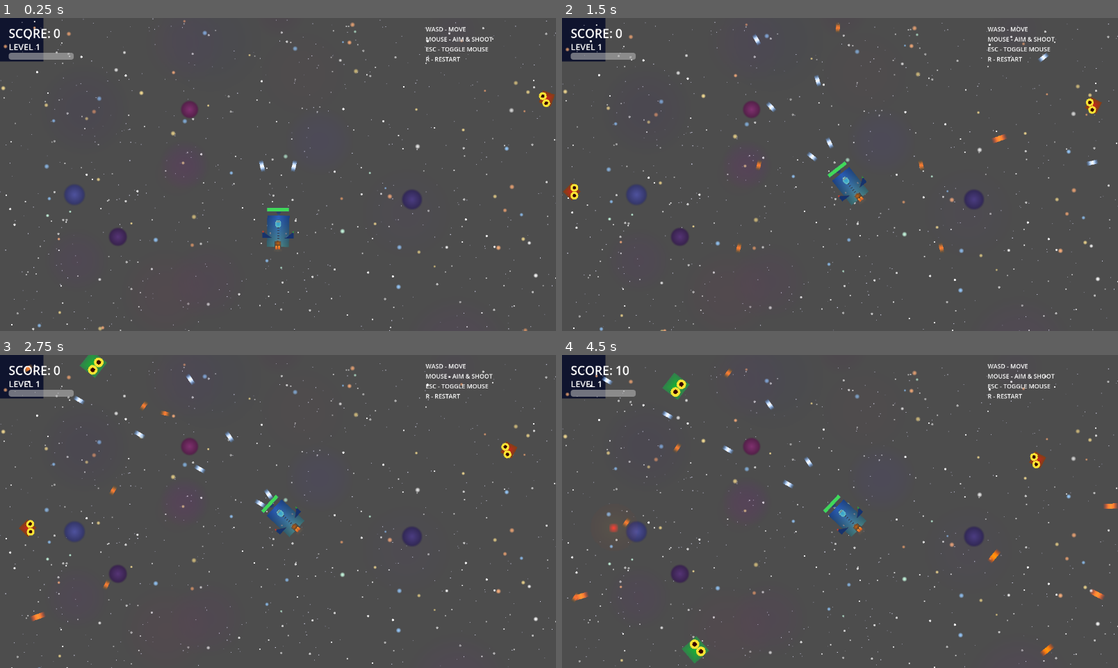
Above: before the commit, frames 1-4 (two rows, left to right).
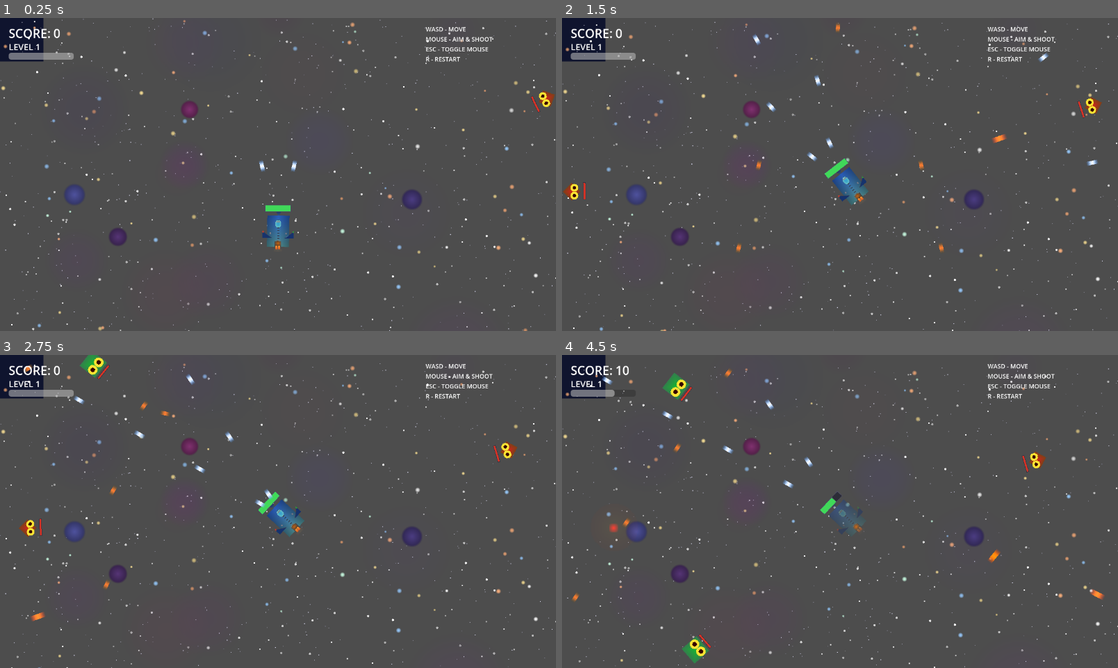
Above: after the commit, the same moments.

Repository: July-X/godot-game-one
Game: Godot game, scene res://scenes/main.tscn
Two runs of this game, one before a commit and one after it. Both use one fixed random seed, a clock stepped at 60 frames per second and the inputs below.
Inputs (mouse positions are in pixels of both pictures, inside the frame that each line leads up to):
- Up to frame 1 (0.25 s): no input
- Up to frame 2 (1.5 s): tap Enter at 0.5 s; move the mouse to (962, 158) at 0.52 s; tap R at 0.6, 1.35 s; click (962, 158) at 0.67 s; move the mouse to (812, 174) at 1.27 s; click (812, 174) at 1.42 s
- Up to frame 3 (2.75 s): move the mouse to (289, 505) at 2.02 s; tap R at 2.1 s; click (289, 505) at 2.17 s
- Up to frame 4 (4.5 s): move the mouse to (834, 517) at 2.77 s; tap R at 2.85, 3.6, 4.35 s; click (834, 517) at 2.92 s; move the mouse to (878, 514) at 3.52 s; click (878, 514) at 3.67 s; move the mouse to (795, 508) at 4.27 s; click (795, 508) at 4.42 s

The runs differ from the first frame. In frame 1, less than 0.1% of the frame differs, in the area x 47-98%, y 24-62%; in frame 2, less than 0.1%; in frame 3, 0.1%; in frame 4, 0.7%, in the area x 2-100%, y 10-97%.

Commit message:
fix: 小行星碰撞+发光增强，怪物/Boss/玩家血条可见性提升，HUD标注Powerup

Diff:
--- a/scenes/entities/boss.tscn
+++ b/scenes/entities/boss.tscn
@@ -37,6 +37,22 @@
 [sub_resource type="RectangleShape2D" id="8"]
 size = Vector2(8, 120)
 
+[sub_resource type="StyleBoxFlat" id="9"]
+bg_color = Color(0.08, 0.08, 0.1, 0.9)
+border_width_left = 1
+border_width_top = 1
+border_width_right = 1
+border_width_bottom = 1
+border_color = Color(0.2, 0.2, 0.25, 1.0)
+
+[sub_resource type="StyleBoxFlat" id="10"]
+bg_color = Color(0.85, 0.15, 0.1, 1.0)
+border_width_left = 1
+border_width_top = 1
+border_width_right = 1
+border_width_bottom = 1
+border_color = Color(0.3, 0.3, 0.4, 1.0)
+
 [node name="Boss" type="CharacterBody2D"]
 collision_layer = 4
 collision_mask = 3
@@ -64,3 +80,14 @@
 
 [node name="TurretR" type="Node2D" parent="."]
 position = Vector2(30, -10)
+
+[node name="HealthBar" type="ProgressBar" parent="."]
+offset_left = -40.0
+offset_top = -66.0
+offset_right = 40.0
+offset_bottom = -56.0
+show_percentage = false
+max_value = 50.0
+value = 50.0
+theme_override_styles/background = SubResource("9")
+theme_override_styles/fill = SubResource("10")
--- a/scenes/entities/enemy.tscn
+++ b/scenes/entities/enemy.tscn
@@ -15,6 +15,22 @@
 
 [sub_resource type="CircleShape2D" id="4"]
 radius = 20.0
+
+[sub_resource type="StyleBoxFlat" id="5"]
+bg_color = Color(0.1, 0.1, 0.12, 0.9)
+border_width_left = 1
+border_width_top = 1
+border_width_right = 1
+border_width_bottom = 1
+border_color = Color(0.2, 0.2, 0.25, 1.0)
+
+[sub_resource type="StyleBoxFlat" id="6"]
+bg_color = Color(0.85, 0.2, 0.15, 1.0)
+border_width_left = 1
+border_width_top = 1
+border_width_right = 1
+border_width_bottom = 1
+border_color = Color(0.2, 0.2, 0.25, 1.0)
 
 [node name="Enemy" type="CharacterBody2D"]
 collision_layer = 4
@@ -33,3 +49,14 @@
 
 [node name="CollisionShape2D" type="CollisionShape2D" parent="Hitbox"]
 shape = SubResource("4")
+
+[node name="HealthBar" type="ProgressBar" parent="."]
+offset_left = -20.0
+offset_top = -32.0
+offset_right = 20.0
+offset_bottom = -26.0
+show_percentage = false
+max_value = 2.0
+value = 2.0
+theme_override_styles/background = SubResource("5")
+theme_override_styles/fill = SubResource("6")
--- a/scenes/entities/player.tscn
+++ b/scenes/entities/player.tscn
@@ -77,9 +77,9 @@
 shape = SubResource("7")
 
 [node name="HealthBar" type="ProgressBar" parent="."]
-offset_left = -26.0
-offset_top = -50.0
-offset_right = 26.0
+offset_left = -30.0
+offset_top = -56.0
+offset_right = 30.0
 offset_bottom = -40.0
 show_percentage = false
 max_value = 3.0
--- a/scripts/boss.gd
+++ b/scripts/boss.gd
@@ -32,6 +32,7 @@
 
 @onready var _sprite: Sprite2D = $Sprite2D
 @onready var _shield_sprite: Sprite2D = $ShieldSprite
+@onready var _health_bar: ProgressBar = $HealthBar
 @onready var _turret_l: Node2D = $TurretL
 @onready var _turret_r: Node2D = $TurretR
 
@@ -54,6 +55,7 @@
 	_handle_attacks(delta)
 	_update_shield(delta)
 	_update_angry_mode()
+	_update_health_bar()
 	_shoot_timer -= delta
 	_pattern_timer += delta
 
@@ -251,6 +253,11 @@
 	_shield_sprite.visible = false
 	_shield_regen_timer = SHIELD_REGEN_TIME
 
+func _update_health_bar() -> void:
+	if _health_bar:
+		_health_bar.max_value = _health
+		_health_bar.value = _health
+
 func _die() -> void:
 	_dead = true
 	boss_died.emit()
--- a/scripts/enemy.gd
+++ b/scripts/enemy.gd
@@ -17,11 +17,15 @@
 var _wobble_timer: float = 0.0
 
 @onready var _sprite: Sprite2D = $Sprite2D
+@onready var _health_bar: ProgressBar = $HealthBar
 
 func _ready() -> void:
 	add_to_group("enemies")
 	if _sprite:
 		_sprite.texture = SpriteFactory.create_enemy_sprite(enemy_type)
+	if _health_bar:
+		_health_bar.max_value = health
+		_health_bar.value = health
 	_move_angle = randf() * TAU
 	_wobble_timer = randf() * TAU
 	_shoot_timer = randf_range(0.5, shoot_cooldown)
@@ -63,6 +67,10 @@
 	if _shoot_timer <= 0.0 and _target and is_instance_valid(_target):
 		_shoot()
 		_shoot_timer = shoot_cooldown + randf_range(-0.3, 0.3)
+
+	## 更新血条
+	if _health_bar:
+		_health_bar.value = health
 
 func _move_chase(delta: float) -> void:
 	if _target and is_instance_valid(_target):
--- a/scripts/hud.gd
+++ b/scripts/hud.gd
@@ -50,21 +50,28 @@
 func _update_powerup_display() -> void:
 	for child in _powerup_display.get_children():
 		child.queue_free()
-	var icons := {
-		"spread": Color(0.2, 0.8, 0.3),
-		"speed": Color(0.2, 0.5, 1.0),
-		"power": Color(1.0, 0.3, 0.2),
+	var labels := {
+		"spread": {"color": Color(0.2, 0.8, 0.3), "name": "W"},
+		"speed": {"color": Color(0.2, 0.5, 1.0), "name": "F"},
+		"power": {"color": Color(1.0, 0.3, 0.2), "name": "P"},
 	}
-	for type in icons:
+	for type in labels:
 		var level: int = 0
 		match type:
 			"spread": level = GameState.shoot_level
 			"speed": level = GameState.shoot_speed_level
 			"power": level = GameState.bullet_power_level
 		if level > 0:
+			var container := HBoxContainer.new()
+			var label := Label.new()
+			label.text = labels[type].name + ":"
+			label.add_theme_color_override("font_color", labels[type].color)
+			label.add_theme_font_size_override("font_size", 12)
+			container.add_child(label)
 			var bar := ProgressBar.new()
-			bar.custom_minimum_size = Vector2(60, 12)
+			bar.custom_minimum_size = Vector2(50, 10)
 			bar.max_value = 5
 			bar.value = level
-			bar.modulate = icons[type]
-			_powerup_display.add_child(bar)
+			bar.modulate = labels[type].color
+			container.add_child(bar)
+			_powerup_display.add_child(container)
--- a/scripts/player.gd
+++ b/scripts/player.gd
@@ -26,6 +26,7 @@
 @onready var _health_bar: ProgressBar = $HealthBar
 
 func _ready() -> void:
+	add_to_group("player")
 	_muzzle_flash.visible = false
 	_update_appearance()
 	_update_pickup_radius()
--- a/scripts/sprite_factory.gd
+++ b/scripts/sprite_factory.gd
@@ -212,44 +212,65 @@
 						img.set_pixel(px, py, Color(0.2, 0.0, 0.0, 1.0))
 
 func apply_asteroid_texture(sprite: Sprite2D, size: int) -> void:
-	var img := Image.create(size, size, false, Image.FORMAT_RGBA8)
-	img.fill(Color(0, 0, 0, 0))
-	var cx: int = size / 2
-	var cy: int = size / 2
-	var base_r: float = randf_range(0.25, 0.45)
-	var base_g: float = randf_range(0.15, 0.25)
-	var base_b: float = randf_range(0.1, 0.18)
-	for y in range(size):
-		for x in range(size):
+	var img := Image.create(size + 6, size + 6, false, Image.FORMAT_RGBA8)
+	img.fill(Color(0, 0, 0, 0))
+	var cx: int = (size + 6) / 2
+	var cy: int = (size + 6) / 2
+	var base_r: float = randf_range(0.35, 0.55)
+	var base_g: float = randf_range(0.25, 0.35)
+	var base_b: float = randf_range(0.18, 0.28)
+	var max_r: float = float(size) / 2.0
+	## 发光外圈
+	for y in range(size + 6):
+		for x in range(size + 6):
 			var dx: float = float(x - cx)
 			var dy: float = float(y - cy)
 			var d: float = sqrt(dx * dx + dy * dy)
-			var max_r: float = float(size) / 2.0 * (0.7 + randf_range(-0.1, 0.1))
-			if d < max_r:
+			if d > max_r and d < max_r + 4.0:
+				var glow_a: float = (1.0 - (d - max_r) / 4.0) * 0.4
+				img.set_pixel(x, y, Color(1.0, 0.8, 0.4, glow_a))
+	## 主体
+	for y in range(size + 6):
+		for x in range(size + 6):
+			var dx: float = float(x - cx)
+			var dy: float = float(y - cy)
+			var d: float = sqrt(dx * dx + dy * dy)
+			var body_r: float = max_r * (0.7 + randf_range(-0.1, 0.1))
+			if d < body_r:
 				var noise: float = sin(x * 0.3 + y * 0.2) * 0.15 + sin(x * 0.5 - y * 0.4) * 0.1
-				var t: float = d / max_r
+				var t: float = d / body_r
 				var r: float = base_r + t * 0.2 + noise * 0.1
 				var g: float = base_g + t * 0.1 + noise * 0.08
 				var b: float = base_b + t * 0.05 + noise * 0.05
-				var a: float = 1.0 - t * 0.3
-				if d > max_r - 2.0:
-					a = 1.0 - (d - (max_r - 2.0)) / 2.0
+				var a: float = 1.0 - t * 0.2
+				if d > body_r - 2.0:
+					a = 1.0 - (d - (body_r - 2.0)) / 2.0
 				img.set_pixel(x, y, Color(r, g, b, a))
+	## 高光边缘
+	for y in range(size + 6):
+		for x in range(size + 6):
+			var dx: float = float(x - cx)
+			var dy: float = float(y - cy)
+			var d: float = sqrt(dx * dx + dy * dy)
+			if d > max_r * 0.85 and d < max_r:
+				var highlight_a: float = (1.0 - (max_r - d) / (max_r * 0.15)) * 0.5
+				img.set_pixel(x, y, Color(0.7, 0.6, 0.4, highlight_a))
 	## 陨石坑
-	for i in range(size / 8):
+	for i in range(size / 6):
 		var cx2: int = randi_range(size / 4, size * 3 / 4)
 		var cy2: int = randi_range(size / 4, size * 3 / 4)
-		var cr: int = randi_range(2, size / 6)
+		var cr: int = randi_range(3, size / 5)
 		for dy in range(-cr, cr + 1):
 			for dx in range(-cr, cr + 1):
 				var d2: float = sqrt(float(dx * dx + dy * dy))
 				if d2 < cr:
 					var px: int = cx2 + dx
 					var py: int = cy2 + dy
-					if px >= 0 and px < size and py >= 0 and py < size:
+					if px >= 0 and px < size + 6 and py >= 0 and py < size + 6:
 						var depth: float = 1.0 - d2 / float(cr)
-						img.set_pixel(px, py, Color(base_r * 0.5, base_g * 0.5, base_b * 0.5, depth * 0.7))
+						img.set_pixel(px, py, Color(base_r * 0.4, base_g * 0.4, base_b * 0.4, depth * 0.8))
 	sprite.texture = ImageTexture.create_from_image(img)
+	sprite.z_index = 1
 
 func create_boss_sprite() -> ImageTexture:
 	var w: int = 160
Not shown: 1 places in scenes/entities/boss.tscn that only renumber resources
Not shown: 1 places in scenes/entities/enemy.tscn that only renumber resources
